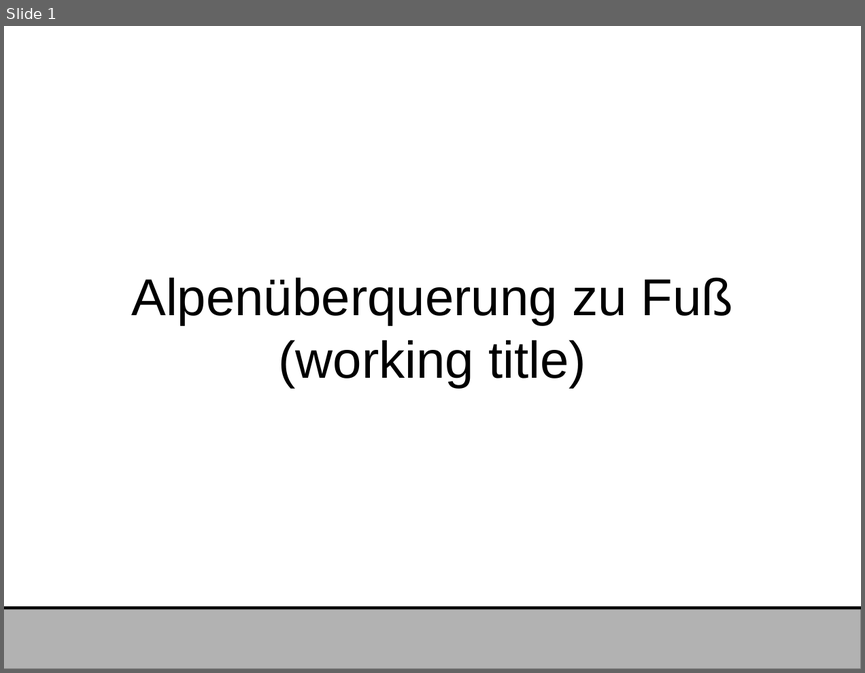
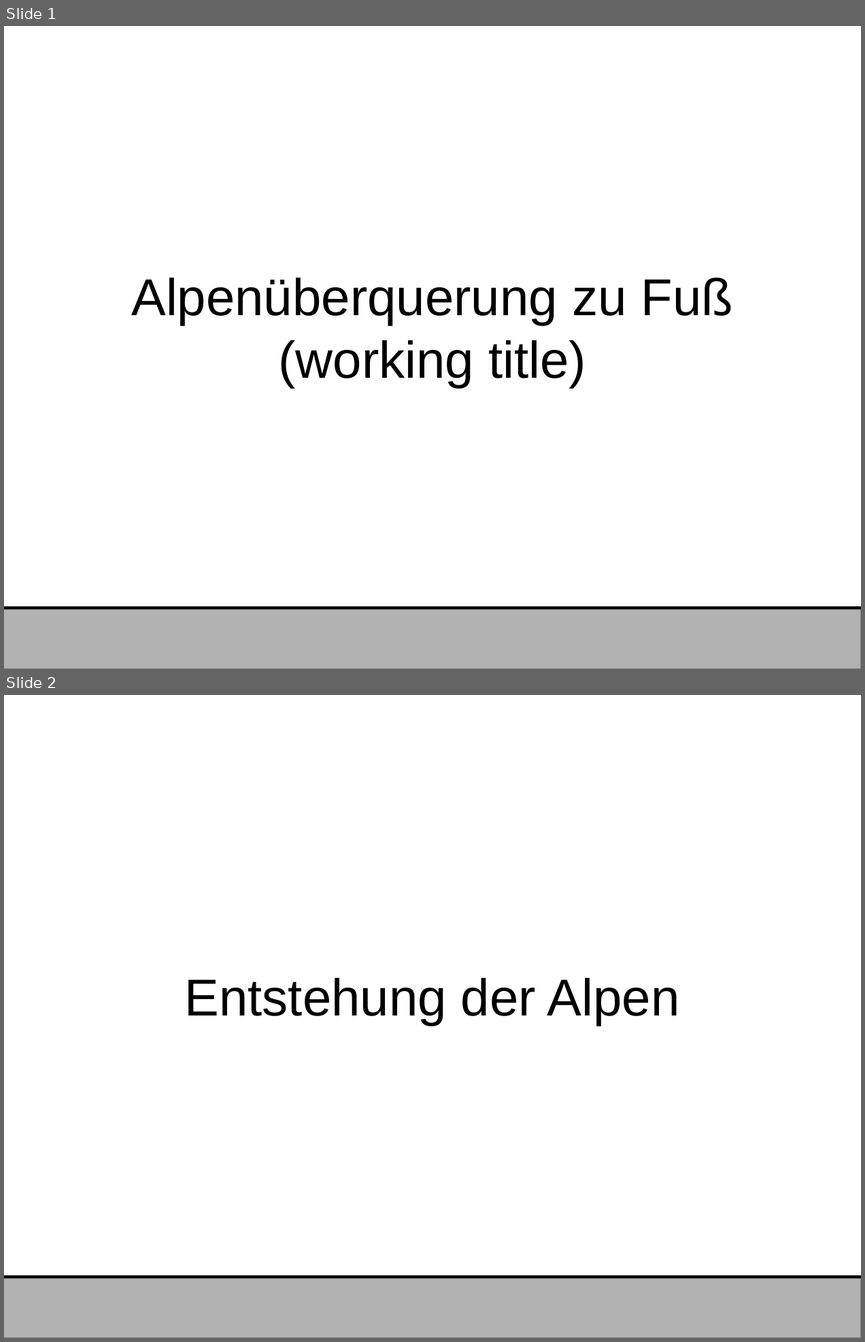
Before and after one commit to dawgermany/Praesentation-Alpen, a slide deck: PRÄSENTATION.odp. Shown one above the other, each under a label of ours: slide 1 before the commit, slides 1 and 2 after it. The pictures are 865x673 and 865x1342 pixels, drawn with LibreOffice and Linux fonts; fonts in the diff are those of the drawing. Boxes give left, top, right and bottom in pixels: in the first picture for what was removed or moved away, otherwise in the second. Text is boxed around its words. In the diff, an @@ line names an element or a change of style, - is before the commit and + after.

Commit message:
1. Teilpräsentation geaddet
Entstehung der Alpen

```diff
--- a/PRÄSENTATION.odp
+++ b/PRÄSENTATION.odp
@@ slide 2 added at [4,695,861,1338], background #FFFFFF @@
@@ subtitle added at [185,977,680,1025], 48 pt, text #000000 @@
+Entstehung der Alpen
@@ rectangle added at [4,1276,861,1338], fill #B2B2B2, outline #808080 0 pt @@
@@ line added from (4, 1276) to (861, 1276), #000000 2.83 pt @@
```
Also in this commit, not shown: 5 other slides added.
